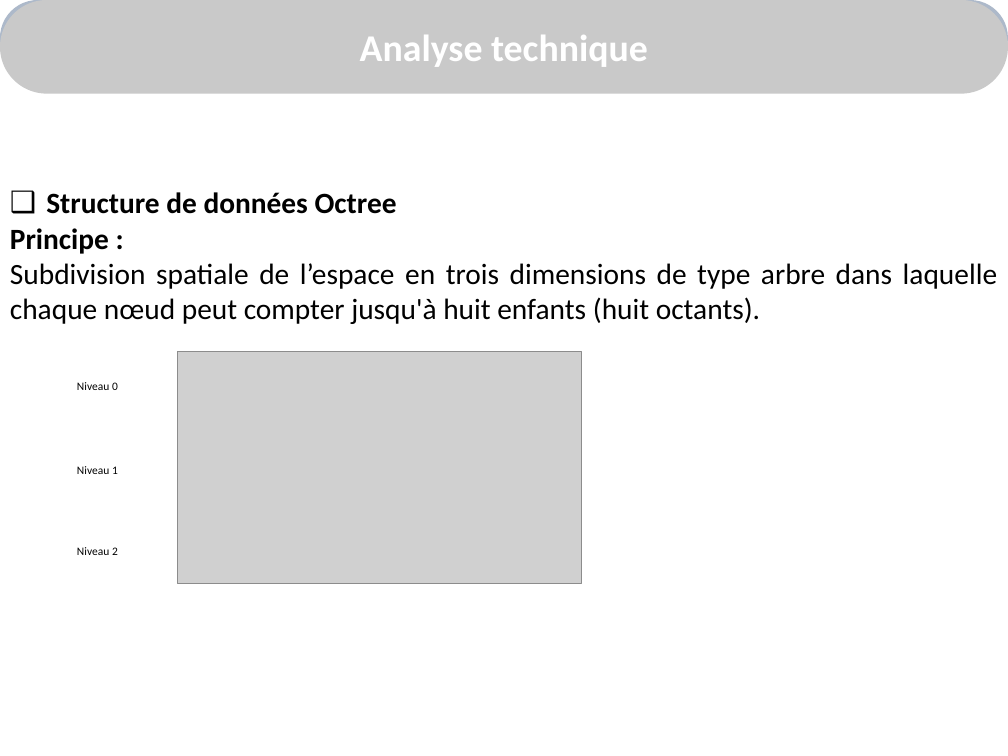
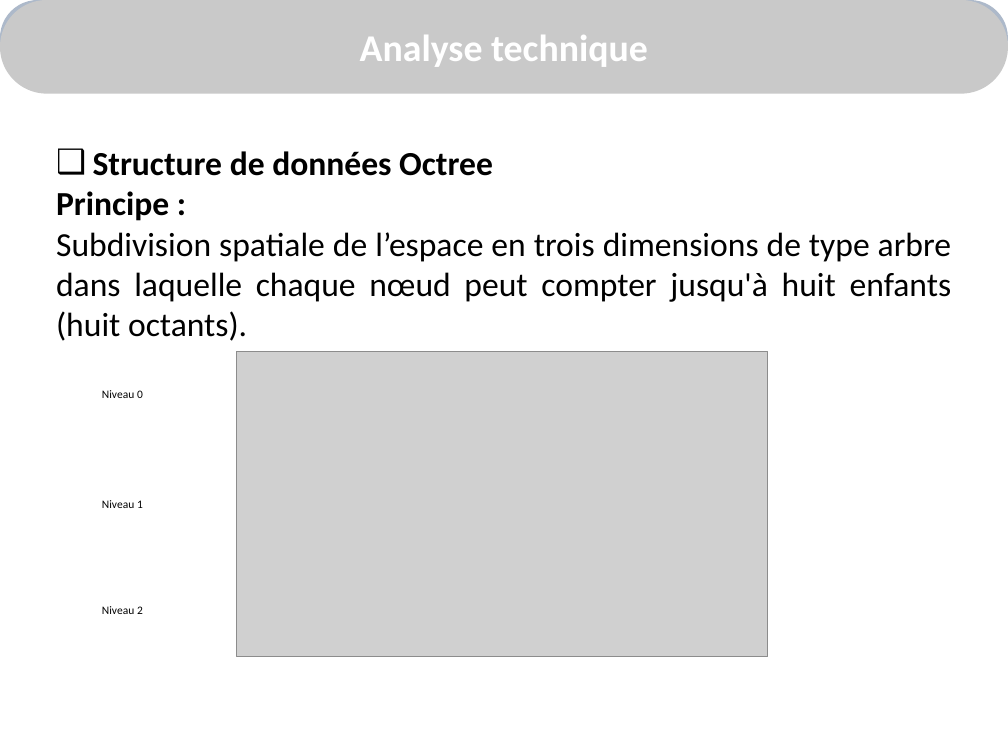
Before and after one commit to alkra/benchOKR, a slide deck: slide 8 of doc/presentationCopil/presentationVersion22Mars.pptx. Drawn at 1008x756 pixels with LibreOffice and Linux fonts; fonts in the diff are those of the drawing; grey boxes stand for pictures; background and template pictures are left out. Boxes give left, top, right and bottom in pixels: in the first picture for what was removed or moved away, otherwise in the second. Text is boxed around its words. In the diff, an @@ line names an element or a change of style, - is before the commit and + after.

```diff
--- a/doc/presentationCopil/presentationVersion22Mars.pptx
+++ b/doc/presentationCopil/presentationVersion22Mars.pptx
@@ text "Structure de données Octree": place and size @@
-text "Structure de données Octree" at <box>10,192,997,324</box>
+text "Structure de données Octree" at <box>56,151,952,341</box>
@@ text "Structure de données Octree" at <box>56,151,952,341</box>: size 21 to 24 pt @@
@@ picture: place and size @@
-picture at <box>177,352,582,584</box>
+picture at <box>237,352,768,657</box>
@@ text "Niveau 0": place and size @@
-text "Niveau 0" at <box>77,382,118,390</box>
+text "Niveau 0" at <box>102,390,143,398</box>
@@ text "Niveau 1": place and size @@
-text "Niveau 1" at <box>77,466,118,474</box>
+text "Niveau 1" at <box>102,500,143,508</box>
@@ text "Niveau 2": place and size @@
-text "Niveau 2" at <box>77,547,118,555</box>
+text "Niveau 2" at <box>102,606,143,614</box>
```
Also in this commit, not shown: 9 other slides changed, 3 slides added, 3 slides removed, 1 other file.
